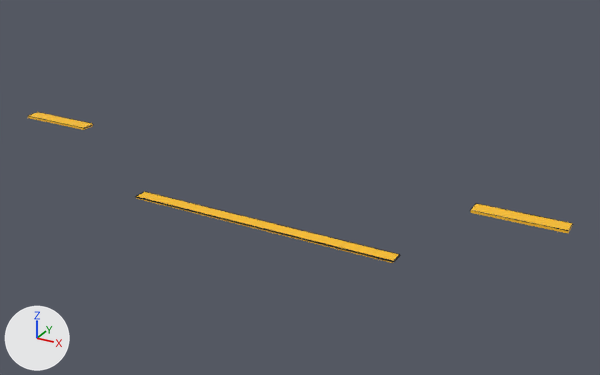
Renders of the FBX model My project/Assets/Art/Maps/Map3/Platform.fbx from each side of a commit.
Before and after are seen from a 50 mm camera at (9.02, -13.78, 9.02) aimed at (0.79, 1.18, 1.54). The axes (+X, +Y, +Z) are drawn at lower left. The lights are the same throughout. Where no turn or scale is listed for an object, it has been applied to the vertices.
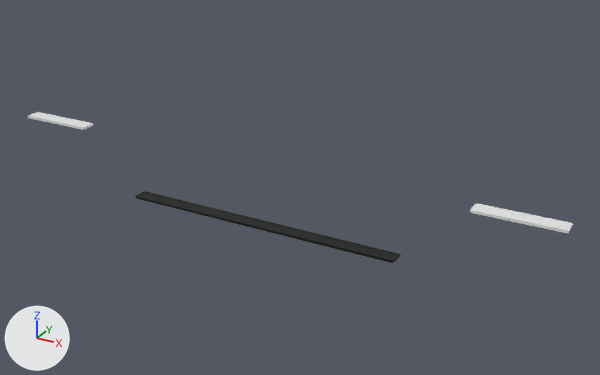
Where the change shows, as pixel boxes [x1, y1, x2, y2] in the pictures (600 x 375 px):
part 1 of me_lineart_001, recoloured: [136, 192, 399, 263] in both
part 2 of me_plane_003, recoloured: [470, 204, 572, 233] in both
part 3 of me_plane_003, recoloured: [470, 203, 573, 231] in both
part 4 of me_plane_001, recoloured: [28, 112, 93, 130] in both
part 5 of me_plane_001, recoloured: [28, 112, 93, 129] in both

What the commit changed:
me_lineart_001 has 20 vertices, 14 faces and spans x -3.71..3.11, y -0.22..0.14, z -0.04..0.02.
me_lineart_001 is used by ob_lineart_009; location (0.3, 0.7, 0.67).
me_lineart_001 part 1: all 6 faces that had it switch from mat_material_020 (yellow #ffc226) to mat_material_024 (black #000000).
me_plane_001 has 48 vertices, 52 faces and spans x -0.96..0.93, y -0.18..0.18, z 0.0..0.07.
me_plane_001 is used by ob_plane_002; location (-5.8, 0.7, 2.13).
me_plane_001 part 4: all 6 faces that had it switch from mat_material_020 (yellow #ffc226) to no material.
me_plane_001 part 5: all 46 faces that had it switch from mat_material_031 (black #000000) to no material.
me_plane_003 has 49 vertices, 55 faces and spans x -0.92..0.96, y -0.18..0.18, z 0.0..0.07.
me_plane_003 is used by ob_plane_003; location (5.8, 0.7, 2.13).
me_plane_003 part 2: all 6 faces that had it switch from mat_material_020 (yellow #ffc226) to no material.
me_plane_003 part 3: all 49 faces that had it switch from mat_material_031 (black #000000) to no material.
